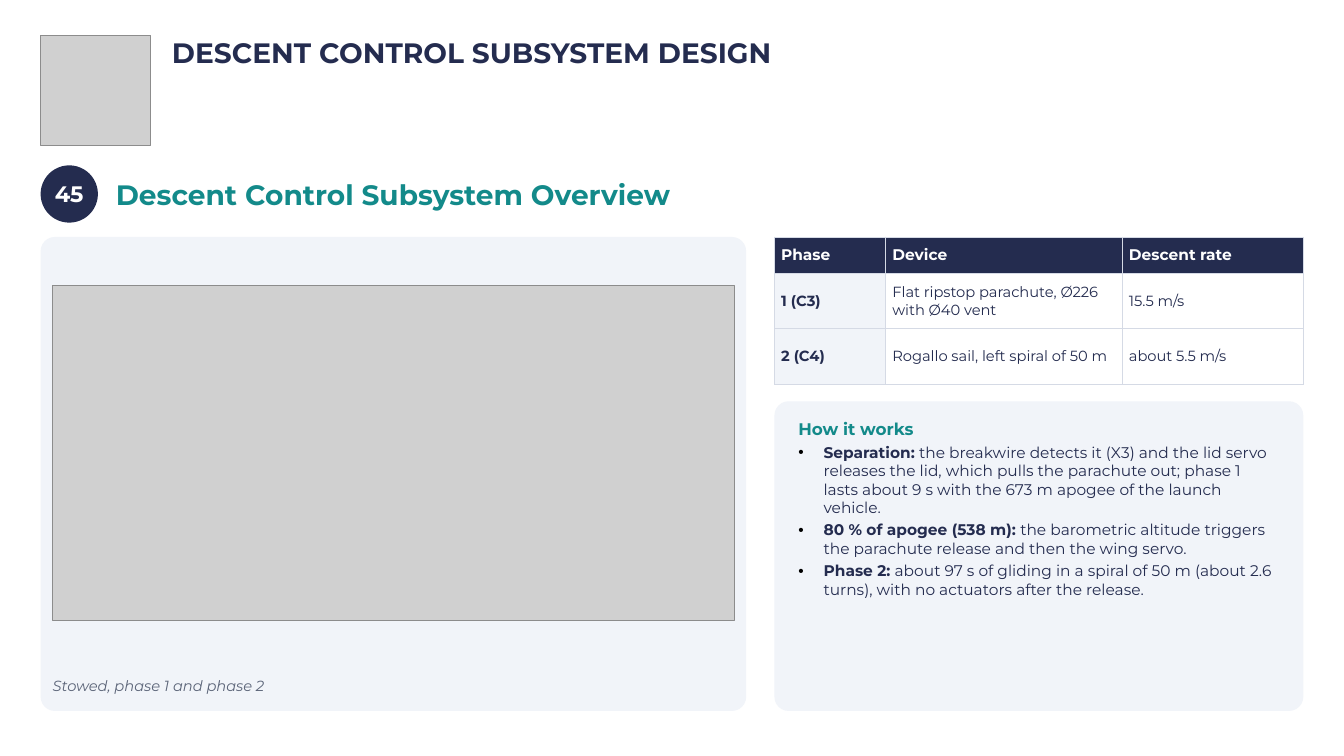
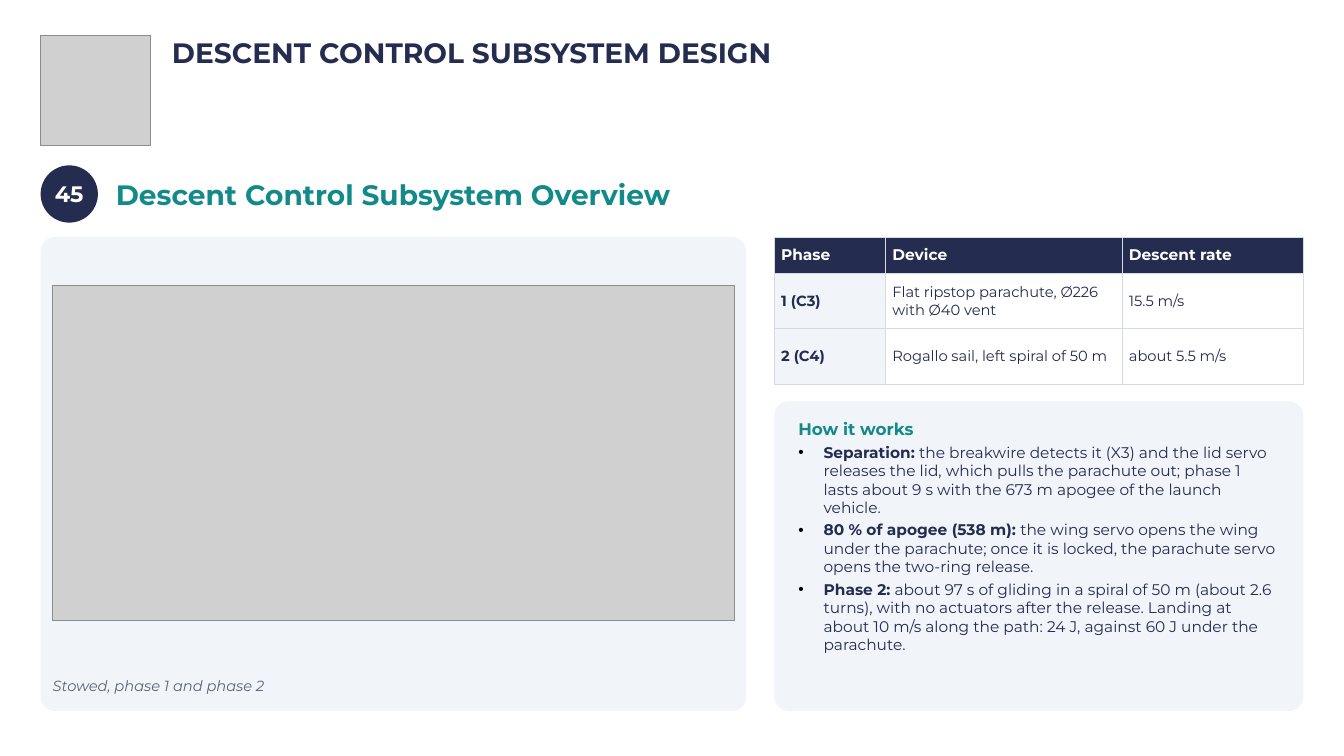
Before and after one commit to Caetano18/proyecto, a slide deck: slide 48 of cansat_pdr/laminas_plantilla/CanSat_PDR_Hermes_V2.pptx. Drawn at 1344x756 pixels with LibreOffice and Linux fonts; fonts in the diff are those of the drawing; grey boxes stand for pictures; background and template pictures are left out. Boxes give left, top, right and bottom in pixels: in the first picture for what was removed or moved away, otherwise in the second. Text is boxed around its words. In the diff, an @@ line names an element or a change of style, - is before the commit and + after.

```diff
--- a/cansat_pdr/laminas_plantilla/CanSat_PDR_Hermes_V2.pptx
+++ b/cansat_pdr/laminas_plantilla/CanSat_PDR_Hermes_V2.pptx
@@ text in rounded rectangle at (x1=824, y1=523, x2=1275, y2=653): text changed @@
-• 80 % of apogee (538 m): the barometric altitude triggers the parachute release and then the wing servo.
-• Phase 2: about 97 s of gliding in a spiral of 50 m (about 2.6 turns), with no actuators after the release.
+• 80 % of apogee (538 m): the wing servo opens the wing under the parachute; once it is locked, the parachute servo opens the two-ring release.
+• Phase 2: about 97 s of gliding in a spiral of 50 m (about 2.6 turns), with no actuators after the release. Landing at about 10 m/s along the path: 24 J, against 60 J under the parachute.
```
Also in this commit, not shown: 13 other slides changed, 31 other files.
